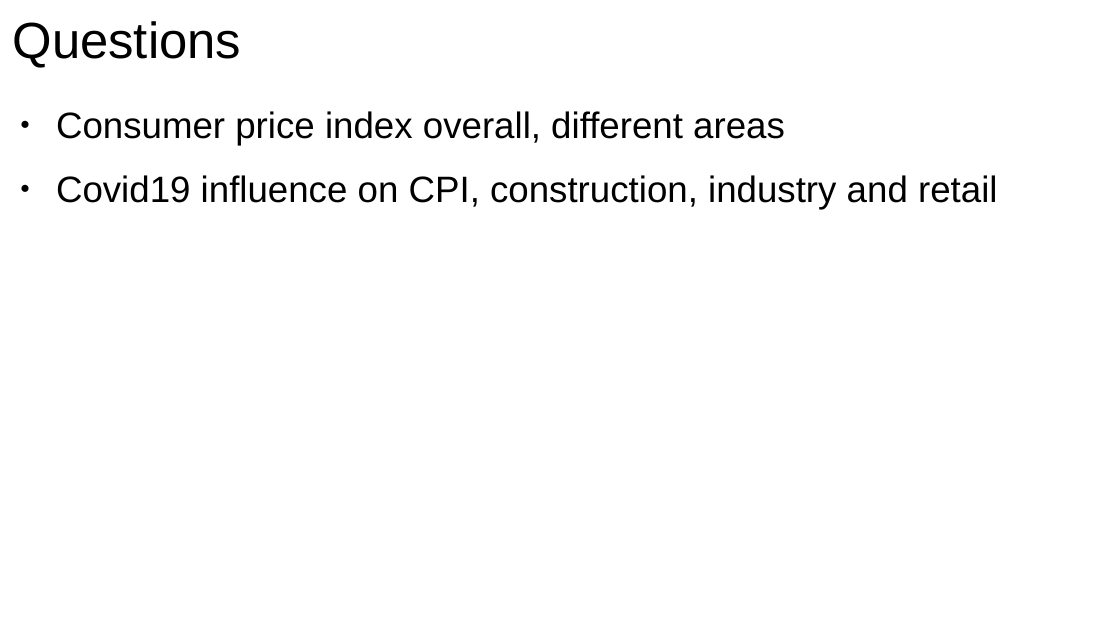
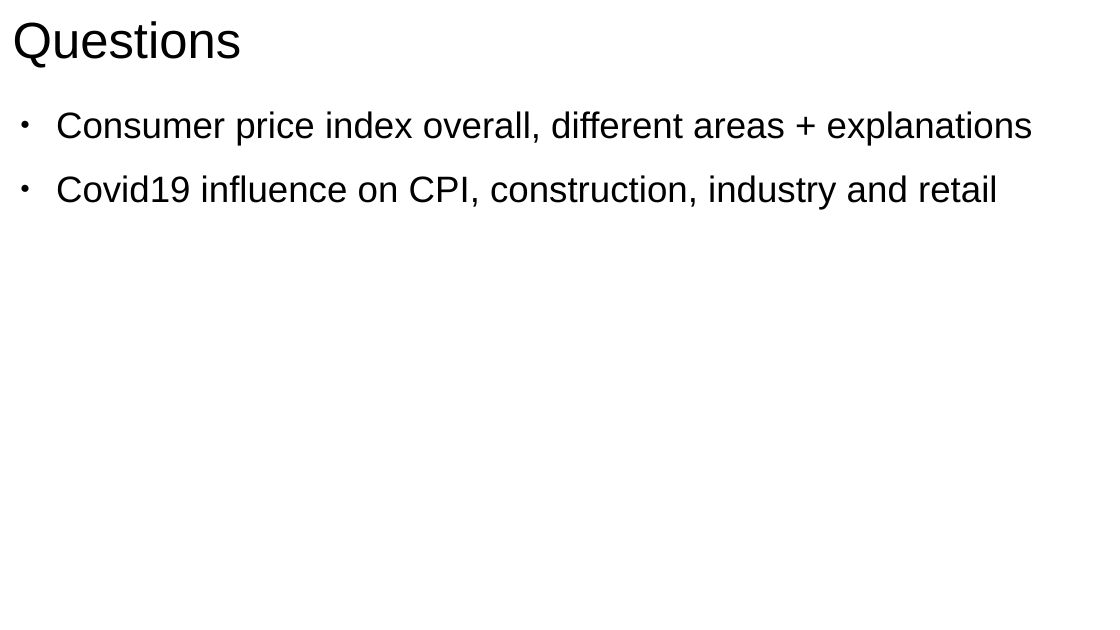
Before and after one commit to xdxdhh/czech_economy_analysis, a slide deck: slide 4 of presentation.odp. Drawn at 1120x630 pixels with LibreOffice and Linux fonts; fonts in the diff are those of the drawing. Boxes give left, top, right and bottom in pixels: in the first picture for what was removed or moved away, otherwise in the second. Text is boxed around its words. In the diff, an @@ line names an element or a change of style, - is before the commit and + after.

```diff
--- a/presentation.odp
+++ b/presentation.odp
@@ text at box(56, 111, 1033, 145): text changed @@
-● Consumer price index overall, different areas
+● Consumer price index overall, different areas + explanations
```
Also in this commit, not shown: 4 other slides changed, 14 slides added, 6 slides removed, 15 other files.
